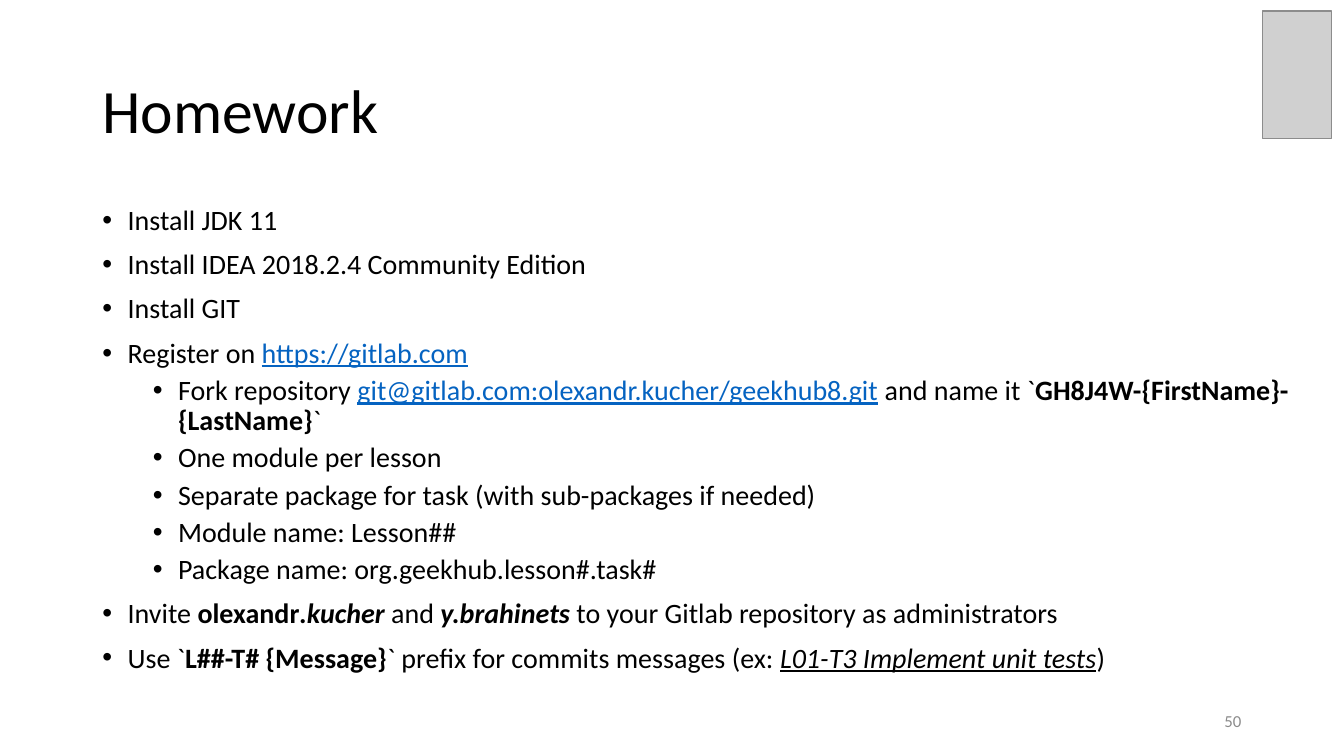
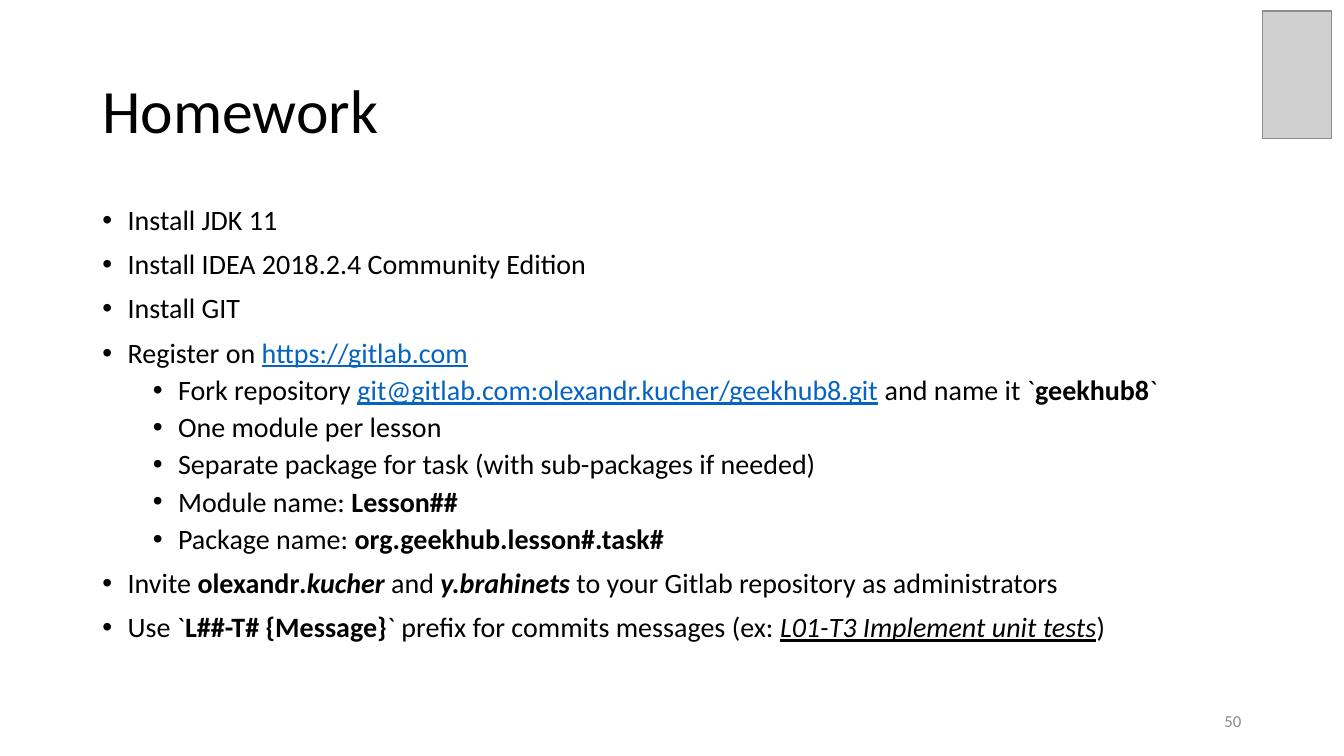
Before and after one commit to brahinets/GeekHub-J4W-8, a slide deck: slide 50 of Lectures/Lesson 01 - Intro.pptx. Drawn at 1344x756 pixels with LibreOffice and Linux fonts; fonts in the diff are those of the drawing; grey boxes stand for pictures. Boxes give left, top, right and bottom in pixels: in the first picture for what was removed or moved away, otherwise in the second. Text is boxed around its words. In the diff, an @@ line names an element or a change of style, - is before the commit and + after.

Commit message:
Update project name

```diff
--- a/Lectures/Lesson 01 - Intro.pptx
+++ b/Lectures/Lesson 01 - Intro.pptx
@@ text at (178,380,1158,405): text changed; text colour #000000 to #0563C1 @@
-  • Fork repository git@gitlab.com:olexandr.kucher/geekhub8.git and name it `GH8J4W-{FirstName}-{LastName}`
+  • Fork repository git@gitlab.com:olexandr.kucher/geekhub8.git and name it `geekhub8`
@@ text at (178,492,664,554): bold on in "Lesson##", "org.geekhub.lesson#.task#" @@
```
